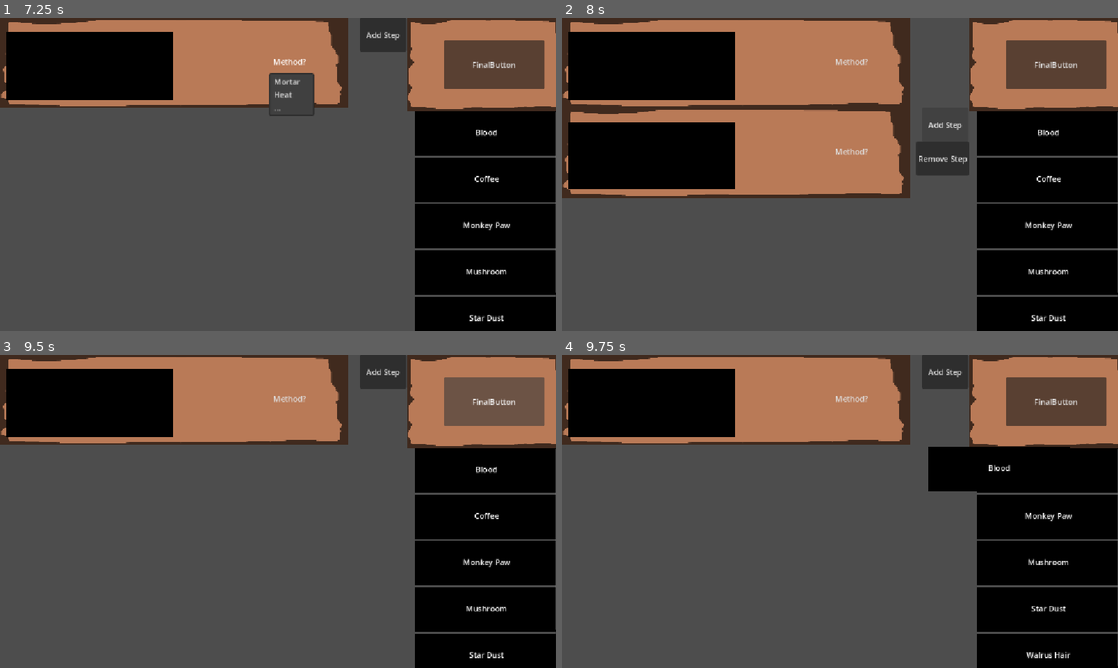
Above: before the commit, frames 1-4 (two rows, left to right).
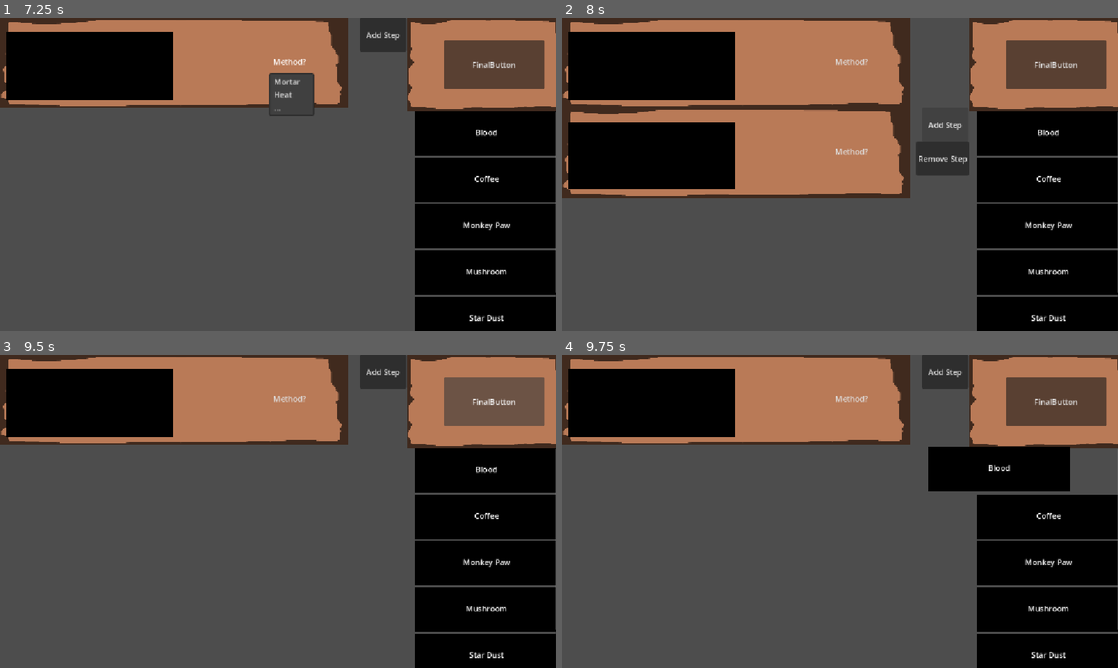
Above: after the commit, the same moments.

Repository: unimelb-game-makers/Team-Quibble-Production
Game: Godot game, scene res://scenes/recipe_scene_2.tscn
The game is run twice, just before and just after one commit, with the same random seed, the same clock (stepped at 60 frames per second) and the same inputs.
Inputs (mouse positions are in pixels of both pictures, inside the frame that each line leads up to):
- Up to frame 1 (7.25 s): click "Add Step" at 0.5 s; click "Method?" at 1.25 s; click "Remove Step" at 2 s; click "FinalButton" at 2.75 s; click "Method?" at 3.5 s; click "Add Step" at 4.25 s; click "Remove Step" at 5 s; click "FinalButton" at 5.75 s; click "Method?" at 6.5 s
- Up to frame 2 (8 s): click "Add Step" at 7.25 s
- Up to frame 3 (9.5 s): click "Remove Step" at 8 s; click "FinalButton" at 8.75 s
- Up to frame 4 (9.75 s): tap Enter at 9.5 s; drag from (1045, 470) to (689, 398) at 9.52 s

Frames 1-3 are identical in both runs. In frame 4, 1.8% of the frame differs, in the area x 74-100%, y 29-100%.

Commit message:
Fixed Bug, works now, needs commenting

Diff:
--- a/cozy-potion-game/scripts/recipe_choosing_2/drag_box.gd
+++ b/cozy-potion-game/scripts/recipe_choosing_2/drag_box.gd
@@ -11,8 +11,8 @@
 # Called when the node enters the scene tree for the first time.
 func _ready() -> void:
 	input_event.connect(start_dragging)
-	area_entered.connect(place_in)
 	set_process(false)
+
 
 func get_home() -> Container:
 	return home
@@ -32,7 +32,7 @@
 
 # Called when Ingredients feel input, trys to start dragging given ingredient
 func start_dragging(_viewport: Node, event: InputEvent, _shape_idx: int) \
-		-> void:
+			-> void:
 	if !dragging and event.is_action_pressed("LMB"):
 		dragging = true
 		parent.top_level = true
@@ -42,8 +42,8 @@
 		parent.reparent(home)
 
 func place_in(area: Area2D) -> void:
-	print("\n", area, parent.get_parent())
 	if dragging and area is PlaceBox:
+		area.placed_dragbox(self)
+
 		parent.reparent.call_deferred(area.get_home())
-		area.placed_dragbox(self)
-		print(area, parent.get_parent())
+		parent.position = Vector2.ZERO
--- a/cozy-potion-game/scripts/recipe_choosing_2/place_box.gd
+++ b/cozy-potion-game/scripts/recipe_choosing_2/place_box.gd
@@ -3,16 +3,34 @@
 
 @export var home: Container
 
+var dragbox : DragBox
+
 signal draggable_placed
 
 # Called when the node enters the scene tree for the first time.
 func _ready() -> void:
-	pass
-
+	area_entered.connect(dragbox_entered)
+	area_exited.connect(dragbox_exited)
+	input_event.connect(release_box)
 
 func get_home() -> Container:
 	return home
 
+func dragbox_entered(area: Area2D) -> void:
+	if area is DragBox:
+		dragbox = area
 
-func placed_dragbox(dragbox: DragBox) -> void:
-	draggable_placed.emit(dragbox)
+
+func dragbox_exited(area: Area2D) -> void:
+	if area == dragbox and Input.is_action_pressed("LMB"):
+		dragbox = null
+
+
+func release_box(_viewport: Viewport, _event: InputEvent, _shape_idx: int) -> void:
+	if Input.is_action_just_released("LMB"):
+		if dragbox != null:
+			dragbox.place_in(self)
+
+
+func placed_dragbox(dragbox_emit: DragBox) -> void:
+	draggable_placed.emit(dragbox_emit)
--- a/cozy-potion-game/scripts/recipe_choosing_2/step.gd
+++ b/cozy-potion-game/scripts/recipe_choosing_2/step.gd
@@ -65,4 +65,3 @@
 	if stored_ingredient != null:
 		stored_ingredient.reparent.call_deferred(stored_ingredient.get_dragbox().get_home())
 	stored_ingredient = dragbox.parent
-	pass
